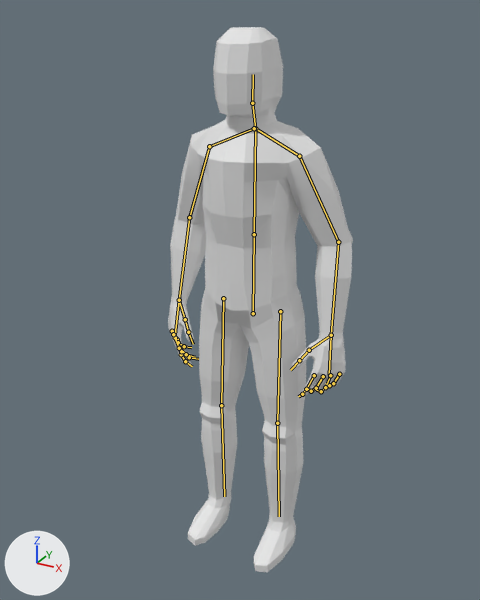
One commit to the glTF model assets/glb/humanoid/Humanoid.glb: the scene before it, then after it.
Before and after are seen from a 50 mm camera at (0.942, -1.776, 1.841) aimed at (0.008, -0.076, 0.992). Lighting does not change. The marker at lower left points along +X, +Y and +Z. The older version comes first. Both versions are drawn at frame 24 of the action 'FlipAttack'; the numbers are the values there. The bones that change, and the others that lie on the model, are drawn over the model as lines.

Names of what the first picture shows: 'Mang'.
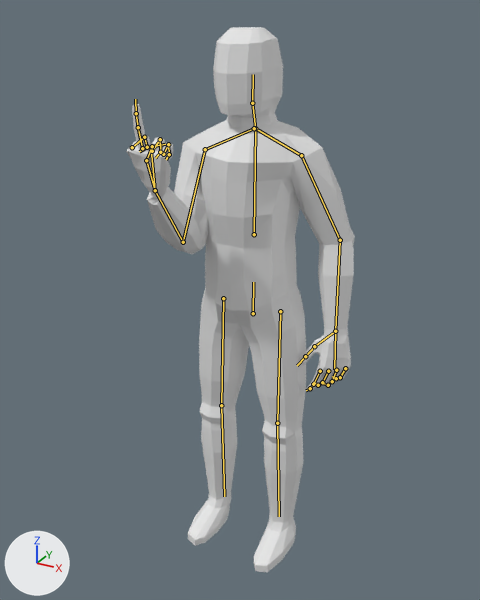
Where the change shows, as pixel boxes (x1, y1, x2, y2) in the pictures (480 x 600 px):
'Mang', posed (24% wider)
    before: (168, 27, 353, 572)
    after: (126, 27, 355, 572)
bone 'Shoulder.L', root to tip
    before: (255, 128) to (299, 156)
    after: (255, 128) to (301, 155)
bone 'UpperArm.L', root to tip
    before: (299, 156) to (338, 242)
    after: (301, 155) to (340, 240)
bone 'Forearm.L', root to tip
    before: (338, 242) to (331, 335)
    after: (340, 240) to (335, 331)
bone 'Shoulder.R', root to tip
    before: (254, 128) to (209, 146)
    after: (254, 128) to (205, 149)
bone 'UpperArm.R', root to tip
    before: (209, 146) to (189, 217)
    after: (205, 149) to (183, 242)
bone 'Forearm.R', root to tip
    before: (189, 217) to (179, 300)
    after: (183, 242) to (155, 190)
bone 'Hand.R', root to tip
    before: (179, 300) to (175, 335)
    after: (155, 190) to (151, 149)
bone 'FingerIndex1.R', root to tip
    before: (177, 339) to (181, 354)
    after: (132, 147) to (144, 137)
bone 'FingerIndex2.R', root to tip
    before: (181, 354) to (185, 361)
    after: (144, 137) to (147, 147)
bone 'FingerIndex3.R', root to tip
    before: (185, 361) to (192, 366)
    after: (147, 147) to (139, 151)
bone 'FingerMiddle1.R', root to tip
    before: (175, 337) to (181, 351)
    after: (142, 148) to (138, 127)
bone 'FingerMiddle2.R', root to tip
    before: (181, 351) to (189, 357)
    after: (138, 127) to (136, 113)
bone 'FingerMiddle3.R', root to tip
    before: (189, 357) to (198, 359)
    after: (136, 113) to (135, 99)
bone 'FingerPinky1.R', root to tip
    before: (172, 331) to (178, 342)
    after: (163, 154) to (168, 144)
bone 'FingerPinky2.R', root to tip
    before: (178, 342) to (184, 346)
    after: (168, 144) to (169, 154)
bone 'FingerPinky3.R', root to tip
    before: (184, 346) to (191, 347)
    after: (169, 154) to (166, 159)
bone 'FingerRing1.R', root to tip
    before: (173, 334) to (179, 348)
    after: (152, 151) to (160, 139)
bone 'FingerRing2.R', root to tip
    before: (179, 348) to (186, 354)
    after: (160, 139) to (160, 152)
bone 'FingerRing3.R', root to tip
    before: (186, 354) to (195, 357)
    after: (160, 152) to (155, 158)
bone 'Thumb1.R', root to tip
    before: (179, 300) to (185, 319)
    after: (155, 190) to (146, 160)
bone 'Thumb2.R', root to tip
    before: (185, 319) to (188, 332)
    after: (146, 160) to (152, 146)
bone 'Thumb3.R', root to tip
    before: (188, 332) to (193, 344)
    after: (152, 146) to (165, 144)

Edits to the bpy script that builds the scene:
```text
Change bone_shoulder_l:
    where bone_shoulder_l = bpy.data.objects['Humanoid Armature'].pose.bones['Shoulder.L']  # child of 'Thorax'
    bone_shoulder_l.rotation_quaternion: (1.0, 0.0, 0.0, 0.0) -> (0.999, -0.045, -0.02, 0.001)  # degrees (0, 0, 0) -> degrees (-5, -2, 0)
Change bone_upperarm_l:
    where bone_upperarm_l = bpy.data.objects['Humanoid Armature'].pose.bones['UpperArm.L']  # child of 'Shoulder.L'
    bone_upperarm_l.rotation_quaternion: (0.773, 0.127, 0.365, -0.504) -> (0.752, 0.165, 0.411, -0.489)  # degrees (-14, 44, -72) -> degrees (-14, 51, -73)
Change bone_forearm_l:
    where bone_forearm_l = bpy.data.objects['Humanoid Armature'].pose.bones['Forearm.L']  # child of 'UpperArm.L'
    bone_forearm_l.rotation_quaternion: (0.972, 0.234, 0.0, 0.0) -> (0.977, 0.213, 0.0, 0.0)  # degrees (27, 0, 0) -> degrees (25, 0, 0)
Change bone_shoulder_r:
    where bone_shoulder_r = bpy.data.objects['Humanoid Armature'].pose.bones['Shoulder.R']  # child of 'Thorax'
    bone_shoulder_r.rotation_quaternion: (1.0, 0.0, 0.0, 0.0) -> (0.988, 0.143, -0.063, 0.002)  # degrees (0, 0, 0) -> degrees (17, -7, -1)
Change bone_upperarm_r:
    where bone_upperarm_r = bpy.data.objects['Humanoid Armature'].pose.bones['UpperArm.R']  # child of 'Shoulder.R'
    bone_upperarm_r.rotation_quaternion: (0.773, 0.127, -0.365, 0.504) -> (0.766, 0.067, 0.177, 0.614)  # degrees (-14, -44, 72) -> degrees (19, 11, 79)
Change bone_forearm_r:
    where bone_forearm_r = bpy.data.objects['Humanoid Armature'].pose.bones['Forearm.R']  # child of 'UpperArm.R'
    bone_forearm_r.rotation_quaternion: (0.972, 0.234, 0.0, 0.0) -> (0.551, 0.834, 0.0, 0.0)  # degrees (27, 0, 0) -> degrees (113, 0, 0)
Change bone_hand_r:
    where bone_hand_r = bpy.data.objects['Humanoid Armature'].pose.bones['Hand.R']  # child of 'Forearm.R'
    bone_hand_r.rotation_quaternion: (1.0, 0.0, 0.0, 0.0) -> (0.682, 0.127, 0.703, 0.157)  # degrees (0, 0, 0) -> degrees (93, 67, 95)
Change bone_fingerindex1_r:
    where bone_fingerindex1_r = bpy.data.objects['Humanoid Armature'].pose.bones['FingerIndex1.R']  # child of 'Hand.R'
    bone_fingerindex1_r.rotation_quaternion: (0.991, 0.039, 0.005, 0.128) -> (0.705, -0.049, -0.049, 0.705)  # degrees (5, 0, 15) -> degrees (-8, 0, 90)
Change bone_fingerindex2_r:
    where bone_fingerindex2_r = bpy.data.objects['Humanoid Armature'].pose.bones['FingerIndex2.R']  # child of 'FingerIndex1.R'
    bone_fingerindex2_r.rotation_quaternion: (0.992, 0.0, 0.0, 0.129) -> (0.707, 0.0, 0.0, 0.707)  # degrees (0, 0, 15) -> degrees (0, 0, 90)
Change bone_fingerindex3_r:
    where bone_fingerindex3_r = bpy.data.objects['Humanoid Armature'].pose.bones['FingerIndex3.R']  # child of 'FingerIndex2.R'
    bone_fingerindex3_r.rotation_quaternion: (0.992, 0.0, 0.0, 0.129) -> (0.707, 0.0, 0.0, 0.707)  # degrees (0, 0, 15) -> degrees (0, 0, 90)
Change bone_fingermiddle1_r:
    where bone_fingermiddle1_r = bpy.data.objects['Humanoid Armature'].pose.bones['FingerMiddle1.R']  # child of 'Hand.R'
    bone_fingermiddle1_r.rotation_quaternion: (0.976, 0.043, 0.009, 0.213) -> (0.998, 0.044, 0.002, 0.036)  # degrees (5, 0, 25) -> degrees (5, 0, 4)
Change bone_fingermiddle2_r:
    where bone_fingermiddle2_r = bpy.data.objects['Humanoid Armature'].pose.bones['FingerMiddle2.R']  # child of 'FingerMiddle1.R'
    bone_fingermiddle2_r.rotation_quaternion: (0.977, 0.0, 0.0, 0.213) -> (0.999, 0.0, 0.0, 0.036)  # degrees (0, 0, 25) -> degrees (0, 0, 4)
Change bone_fingermiddle3_r:
    where bone_fingermiddle3_r = bpy.data.objects['Humanoid Armature'].pose.bones['FingerMiddle3.R']  # child of 'FingerMiddle2.R'
    bone_fingermiddle3_r.rotation_quaternion: (0.977, 0.0, 0.0, 0.213) -> (0.999, 0.0, 0.0, 0.036)  # degrees (0, 0, 25) -> degrees (0, 0, 4)
Change bone_fingerpinky1_r:
    where bone_fingerpinky1_r = bpy.data.objects['Humanoid Armature'].pose.bones['FingerPinky1.R']  # child of 'Hand.R'
    bone_fingerpinky1_r.rotation_quaternion: (0.973, 0.068, 0.015, 0.221) -> (0.705, 0.049, 0.049, 0.705)  # degrees (8, 0, 26) -> degrees (8, 0, 90)
Change bone_fingerpinky2_r:
    where bone_fingerpinky2_r = bpy.data.objects['Humanoid Armature'].pose.bones['FingerPinky2.R']  # child of 'FingerPinky1.R'
    bone_fingerpinky2_r.rotation_quaternion: (0.975, 0.0, 0.0, 0.222) -> (0.707, 0.0, 0.0, 0.707)  # degrees (0, 0, 26) -> degrees (0, 0, 90)
Change bone_fingerpinky3_r:
    where bone_fingerpinky3_r = bpy.data.objects['Humanoid Armature'].pose.bones['FingerPinky3.R']  # child of 'FingerPinky2.R'
    bone_fingerpinky3_r.rotation_quaternion: (0.975, 0.0, 0.0, 0.222) -> (0.707, 0.0, 0.0, 0.707)  # degrees (0, 0, 26) -> degrees (0, 0, 90)
Change bone_fingerring1_r:
    where bone_fingerring1_r = bpy.data.objects['Humanoid Armature'].pose.bones['FingerRing1.R']  # child of 'Hand.R'
    bone_fingerring1_r.rotation_quaternion: (0.981, 0.034, 0.007, 0.193) -> (0.707, 0.025, 0.025, 0.707)  # degrees (4, 0, 22) -> degrees (4, 0, 90)
Change bone_fingerring2_r:
    where bone_fingerring2_r = bpy.data.objects['Humanoid Armature'].pose.bones['FingerRing2.R']  # child of 'FingerRing1.R'
    bone_fingerring2_r.rotation_quaternion: (0.981, 0.0, 0.0, 0.193) -> (0.707, 0.0, 0.0, 0.707)  # degrees (0, 0, 22) -> degrees (0, 0, 90)
Change bone_fingerring3_r:
    where bone_fingerring3_r = bpy.data.objects['Humanoid Armature'].pose.bones['FingerRing3.R']  # child of 'FingerRing2.R'
    bone_fingerring3_r.rotation_quaternion: (0.981, 0.0, 0.0, 0.193) -> (0.707, 0.0, 0.0, 0.707)  # degrees (0, 0, 22) -> degrees (0, 0, 90)
Change bone_thumb1_r:
    where bone_thumb1_r = bpy.data.objects['Humanoid Armature'].pose.bones['Thumb1.R']  # child of 'Hand.R'
    bone_thumb1_r.rotation_quaternion: (1.0, 0.0, 0.0, 0.0) -> (0.881, 0.1, -0.411, 0.213)  # degrees (0, 0, 0) -> degrees (0, -50, 27)
Change bone_thumb2_r:
    where bone_thumb2_r = bpy.data.objects['Humanoid Armature'].pose.bones['Thumb2.R']  # child of 'Thumb1.R'
    bone_thumb2_r.rotation_quaternion: (1.0, 0.0, 0.0, 0.0) -> (0.932, 0.0, 0.0, 0.362)  # degrees (0, 0, 0) -> degrees (0, 0, 42)
Change bone_thumb3_r:
    where bone_thumb3_r = bpy.data.objects['Humanoid Armature'].pose.bones['Thumb3.R']  # child of 'Thumb2.R'
    bone_thumb3_r.rotation_quaternion: (1.0, 0.0, 0.0, 0.0) -> (0.932, 0.0, 0.0, 0.362)  # degrees (0, 0, 0) -> degrees (0, 0, 42)
```
